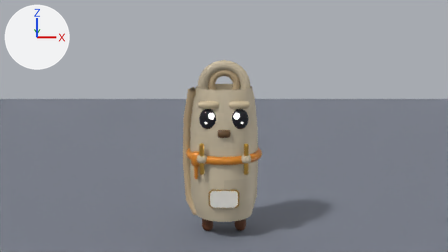
The Blender file 3d bubblesort mascots/blender/source/patra.blend as it was, and as the next commit left it.
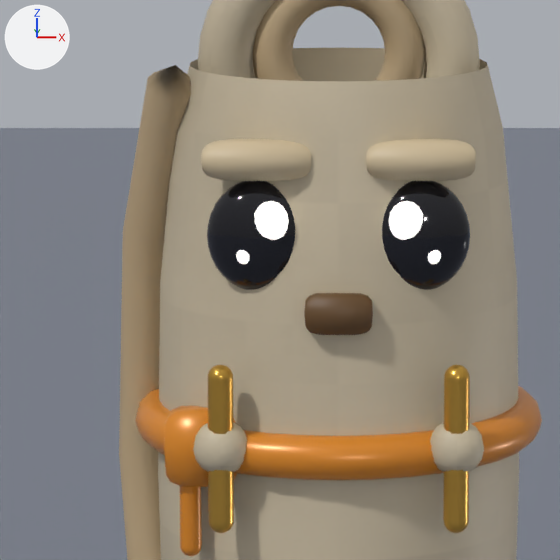
Each version is shown from the file's camera 'CAM', then close up on the part from 36% to 59% of the width and 30% to 71% of the height. Arrows for +X, +Y and +Z are at upper left; the lights stay in place. The last two pictures show the newer version.

In view in the first close-up: 'GROUND', 'patra_mesh'.
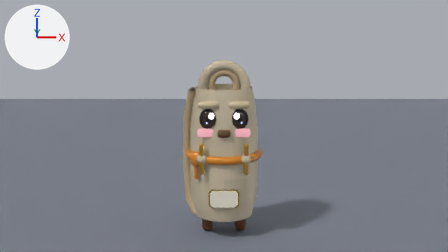
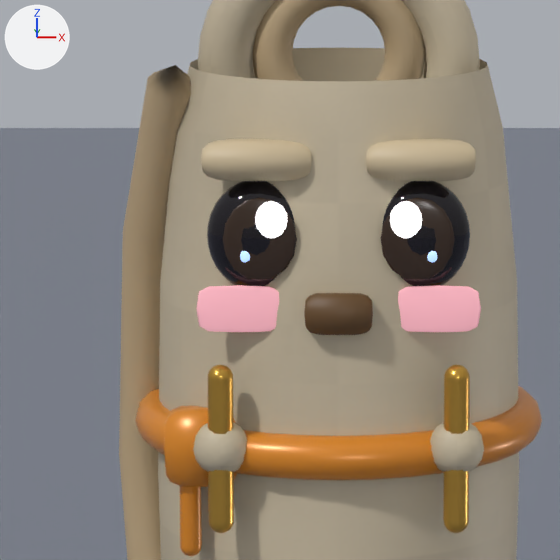
Boxes (x1, y1, x2, y2) around the edits, measured in the close-ups (560 x 560 px; the box of a moved part takes in the faces that stretch with it):
part 1 of me_patra, rebuilt: before (254, 201, 289, 240); after (255, 201, 288, 238)
part 2 of me_patra, rebuilt: before (389, 201, 423, 240); after (390, 201, 422, 238)
part 3 of me_patra, added (brown): after (223, 197, 297, 281)
part 4 of me_patra, added (brown): after (381, 197, 455, 281)
part 5 of me_patra, added: after (196, 285, 279, 332)
part 6 of me_patra, added: after (398, 285, 481, 332)
part 7 of me_patra, moved or reshaped: before (201, 140, 476, 290); after (201, 141, 476, 286)

What changed in the scene script:
```text
Change me_patra:
    remove me_patra.from_pydata(...)  # 5086 vertices, 8996 faces; spans x -0.292..0.263, y -0.264..0.264, z 0.0..1.2
    add me_patra.from_pydata(...)  # 5660 vertices, 9892 faces; spans x -0.292..0.263, y -0.264..0.264, z 0.0..1.2
    me_patra part 1: the loose piece of 135 vertices spanning x -0.104..-0.061, y -0.231..-0.209, z 0.827..0.878 is rebuilt with 117 vertices and now spans x -0.104..-0.062, y -0.231..-0.212, z 0.83..0.878, in mat_patra_eye_glint_primary (white #ffffff, glowing white #ffffff)
    me_patra part 2: the loose piece of 135 vertices spanning x 0.061..0.104, y -0.231..-0.209, z 0.827..0.878 is rebuilt with 117 vertices and now spans x 0.062..0.104, y -0.231..-0.212, z 0.83..0.878, in mat_patra_eye_glint_primary (white #ffffff, glowing white #ffffff)
    me_patra part 3: a new loose piece of 171 vertices spanning x -0.141..-0.051, y -0.226..-0.214, z 0.778..0.882, in mat_patra_eye_iris (brown #3b2a1e)
    me_patra part 4: a new loose piece of 171 vertices spanning x 0.051..0.141, y -0.226..-0.214, z 0.778..0.882, in mat_patra_eye_iris (brown #3b2a1e)
    me_patra part 5: a new loose piece of 105 vertices spanning x -0.174..-0.069, y -0.218..-0.209, z 0.713..0.772, in mat_patra_cheek_blush (pink #ffb6c1, glowing brown #896066)
    me_patra part 6: a new loose piece of 105 vertices spanning x 0.069..0.174, y -0.218..-0.209, z 0.713..0.772, in mat_patra_cheek_blush (pink #ffb6c1, glowing brown #896066)
    me_patra part 7: 936 vertices moved within x -0.168..0.168, y -0.226..-0.152, z 0.761..0.949; 428 vertices removed from x -0.167..0.167, y -0.226..-0.163, z 0.76..0.945; 276 vertices added at x -0.166..0.166, y -0.227..-0.164, z 0.761..0.943
    other edits to the shape of me_patra do not show in these pictures
    remove me_patra.materials.append(mat_patra_eye_glint)  # white #ffffff, glowing white #f3eee3
    add me_patra.materials.append(mat_patra_cheek_blush)  # pink #ffb6c1, glowing brown #896066
    add me_patra.materials.append(mat_patra_eye_glint_primary)  # white #ffffff, glowing white #ffffff
    add me_patra.materials.append(mat_patra_eye_glint_secondary)  # blue #aaccff, glowing blue #a2c3f3
    add me_patra.materials.append(mat_patra_eye_iris)  # brown #3b2a1e
    add me_patra.materials.append(mat_patra_eye_pupil)  # black #050505
```
